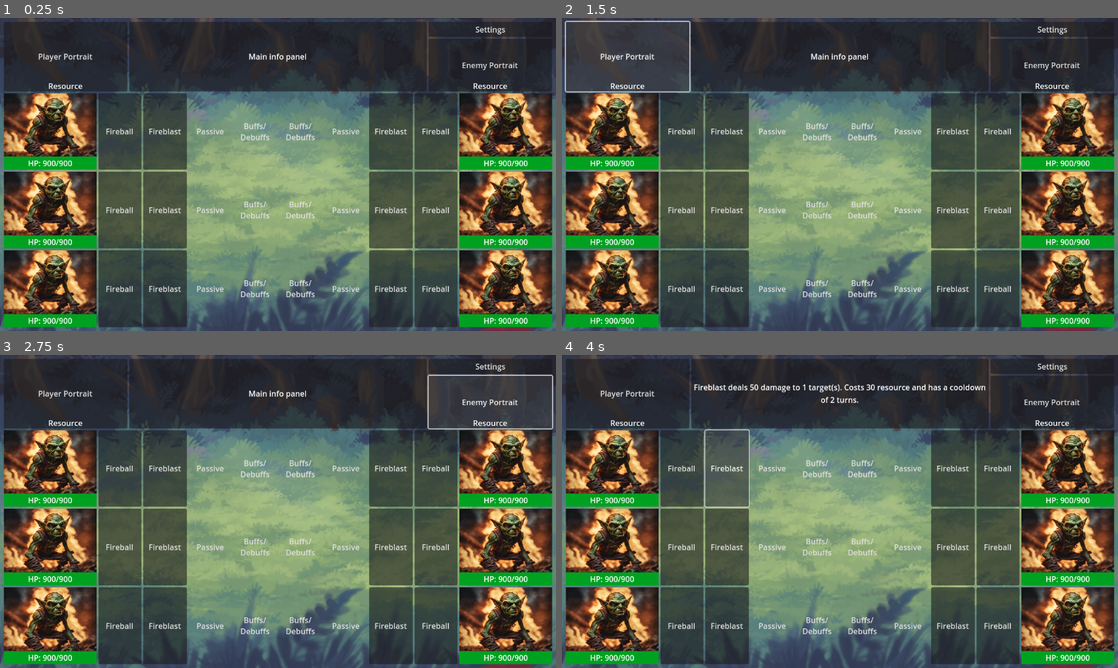
Above: before the commit, frames 1-4 (two rows, left to right).
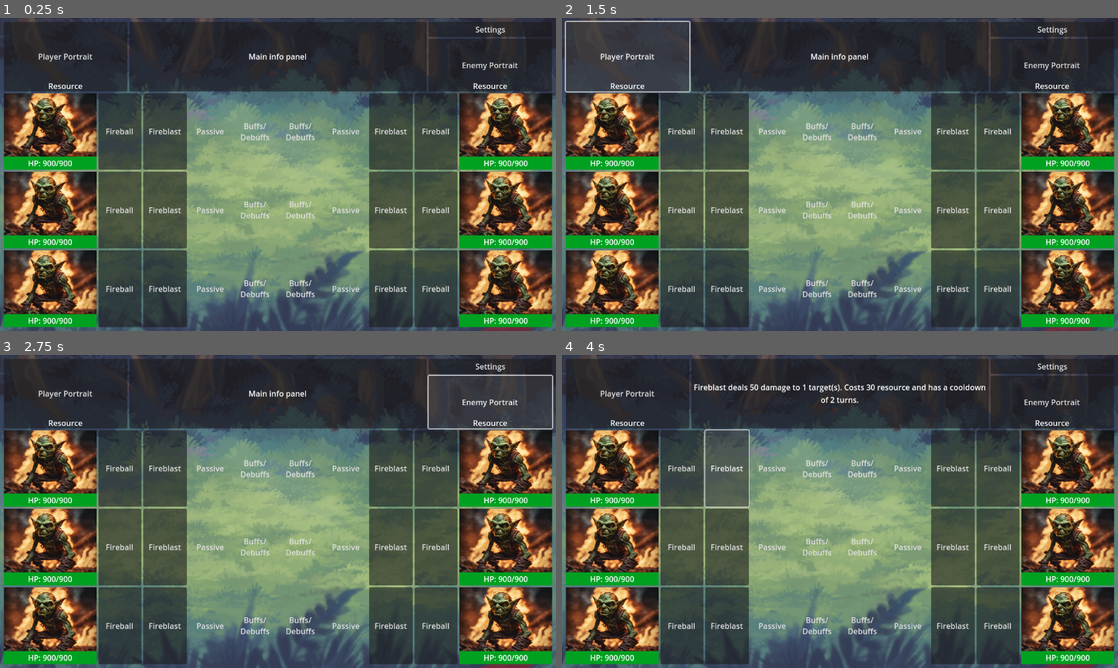
Above: after the commit, the same moments.

Repository: billyquick/arena_game
Game: Godot game, scene res://scenes/battle_level.tscn
Same seed, same stepped clock (60 frames per second), same inputs: the game is played once before the commit and once after it.
Inputs (mouse positions are in pixels of both pictures, inside the frame that each line leads up to):
- Up to frame 1 (0.25 s): no input
- Up to frame 2 (1.5 s): click (612, 130) at 0.52 s; click "Player Portrait" at 1.25 s
- Up to frame 3 (2.75 s): click "Enemy Portrait" at 2 s
- Up to frame 4 (4 s): click "Fireball" at 2.75 s; click "Fireblast" at 3.5 s

The runs differ from the first frame. In frame 1, 14% of the frame differs, in the area x 0-100%, y 24-95%; in frame 2, 14%; in frame 3, 14%; in frame 4, 14%.

Commit message:
Reworked character constructor to take a resource
Characters are now uniquely created via the constructor from a resource. Also reworked the ability constructor to take a resource

Diff:
--- a/Resources/team_manager.gd
+++ b/Resources/team_manager.gd
@@ -6,7 +6,7 @@
 var playerTeam: Array
 var opponentTeam: Array
 
-const Character = preload("res://characters/goblin/goblin.tres")
+const Goblin = preload("res://characters/goblin/goblin.tres")
 
 func _init():
 	playerTeam = []
@@ -19,11 +19,20 @@
 	opponentTeam.append(character)
 
 func setupTeams():
-	playerTeam = [Character, Character, Character]
-	opponentTeam = [Character, Character, Character]
+	var playerCharacter1 = Character.new(Goblin)
+	var playerCharacter2 = Character.new(Goblin)
+	var playerCharacter3 = Character.new(Goblin)
+	var enemyCharacter1 = Character.new(Goblin)
+	var enemyCharacter2 = Character.new(Goblin)
+	var enemyCharacter3 = Character.new(Goblin)
+
+	playerTeam = [playerCharacter1, playerCharacter2, playerCharacter3]
+	opponentTeam = [enemyCharacter1, enemyCharacter2, enemyCharacter3]
 
 	# Create characters, abilities, and add them to teams here
 	# Example:
+
+
 	"""var playerCharacter1 = Character.new("Burn", 900)
 	var fireball = Ability.new("Fireball", 30, 10)
 	var fireblast = Ability.new("Fireblast", 50, 30)
--- a/battle2.gd
+++ b/battle2.gd
@@ -24,10 +24,10 @@
 	var enemyTeamUI = $MarginContainer/VBoxContainer/MarginContainer2/HBoxContainer/EnemyTeam
 
 	for character in teamManager.playerTeam:
-		print("Player character: ", character.name, " with Abilities: ", character.abilities)
+		print("Player character: ", character, " with Abilities: ", character.abilities)
 
 	for character in teamManager.opponentTeam:
-		print("Opponent character: ", character.name, " with Abilities: ", character.abilities)
+		print("Opponent character: ", character, " with Abilities: ", character.abilities)
 
 	updateTeamUI(playerTeamUI, teamManager.playerTeam)
 	updateTeamUI(enemyTeamUI, teamManager.opponentTeam)
@@ -71,12 +71,7 @@
 # Update Portrait for the character
 func assignCharacter(char_portrait, Character):
 	# wanted to make a function that would rotate the portrait
-	if Character in teamManager.playerTeam:
-		if Character.is_portrait_oriented_left:
-			char_portrait.set_texture_normal(Character.portrait)
-			char_portrait.flip_h = true
-	else:
-		char_portrait.set_texture_normal(Character.portrait)
+	char_portrait.set_texture_normal(Character.portrait)
 
 # assign UI to Ability buttons
 func assignAbilities(char_ability, Character):
--- a/character_abilities.gd
+++ b/character_abilities.gd
@@ -13,4 +13,4 @@
 @export var is_passive: bool = false
 @export var is_useable: bool = true # if ability is on cooldown, a passive, or can also use when a character is stunned
 @export var applies_buff: bool = false
-@export_global_file("*.png") var icon
+@export var icon: Texture = null
--- a/character_stats.gd
+++ b/character_stats.gd
@@ -9,4 +9,4 @@
 @export var debuffs: Array = []
 
 @export var is_portrait_oriented_left: bool = true #useful to orient portraits facing each other. Polish feature
-@export var portrait: Texture
+@export var portrait: Texture = null
--- a/characters/abilities.gd
+++ b/characters/abilities.gd
@@ -5,9 +5,29 @@
 var abilityName: String
 var damage: int
 var cost: int
+var description: String
+var targets: int
+var cooldown: int
+var attack_hits: int
+var targets_friendly: bool
+var targets_enemy: bool
+var is_passive: bool
+var is_useable: bool
+var applies_buff: bool
+var icon: Texture
 
 # Constructor
-func _init(name: String, damage: int, cost: int):
-	self.name = name
-	self.damage = damage
-	self.cost = cost
+func _init(ability: Resource):
+	self.name = ability.name
+	self.damage = ability.damage
+	self.cost = ability.cost
+	self.description = ability.description
+	self.targets = ability.targets
+	self.cooldown = ability.cooldown
+	self.attack_hits = ability.attack_hits
+	self.targets_friendly = ability.targets_friendly
+	self.targets_enemy = ability.targets_enemy
+	self.is_passive = ability.is_passive
+	self.is_useable = ability.is_useable
+	self.applies_buff = ability.applies_buff
+	self.icon = ability.icon
--- a/characters/characters.gd
+++ b/characters/characters.gd
@@ -8,13 +8,15 @@
 var max_health: int
 var abilities: Array
 var teamResource: TeamResource
+var portrait: Texture
 
 # Constructor
-func _init(name: String, max_health: int):
-	self.name = name
-	self.max_health = max_health
-	self.health = max_health
-	self.abilities = []
+func _init(character: Resource):
+	self.name = character.name
+	self.max_health = character.max_health
+	self.health = character.max_health
+	self.abilities = character.abilities
+	self.portrait = character.portrait
 
 func add_ability(ability: Ability):
 	abilities.append(ability)
Not shown, added: scenes/batD74F.tmp
